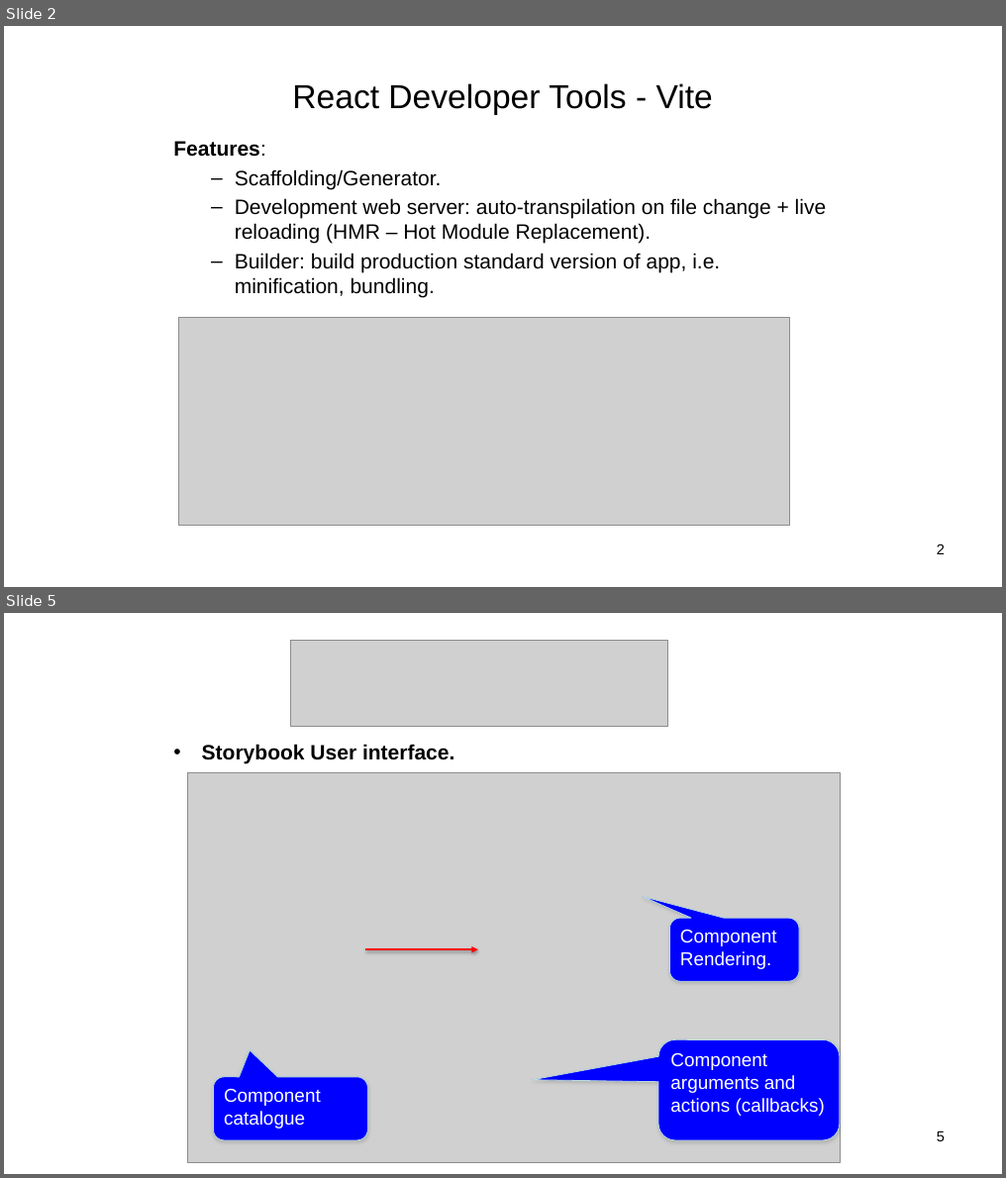
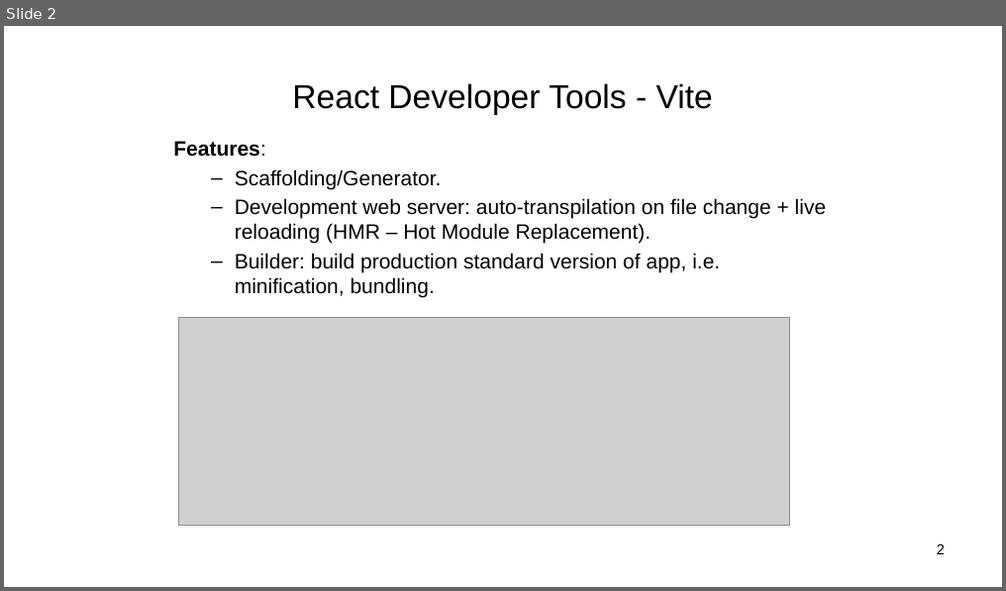
Before and after one commit to diarmuidoconnor/ewd-module-2025, a slide deck: topic04/talk-2/ReactJS_01.pptx. Shown one above the other, each under a label of ours: slides 2 and 5 before the commit, slide 2 after it; the slides between them are not shown. The pictures are 1006x1178 and 1006x591 pixels, drawn with LibreOffice and Linux fonts; fonts in the diff are those of the drawing; grey boxes stand for pictures. Boxes give left, top, right and bottom in pixels: in the first picture for what was removed or moved away, otherwise in the second. Text is boxed around its words. In the diff, an @@ line names an element or a change of style, - is before the commit and + after.

```diff
--- a/topic04/talk-2/ReactJS_01.pptx
+++ b/topic04/talk-2/ReactJS_01.pptx
@@ slide 5 removed at bbox=[4, 613, 1002, 1174], background #FFFFFF @@
@@ picture removed at bbox=[291, 640, 668, 726] @@
@@ text removed at bbox=[202, 744, 454, 764] @@
-• Storybook User interface.
@@ picture removed at bbox=[188, 773, 841, 1163] @@
@@ rounded speech box removed at bbox=[670, 919, 800, 982] @@
-Component
-Rendering.
@@ arrow removed from (365, 950) to (478, 950) @@
@@ rounded speech box removed at bbox=[659, 1041, 841, 1141] @@
-Component arguments and actions (callbacks)
@@ rounded speech box removed at bbox=[214, 1077, 368, 1141] @@
-Component catalogue
@@ page number removed at bbox=[937, 1132, 944, 1142] @@
-5
```
Also in this commit, not shown: 1 slide changed, 8 other slides removed, 7 other files.
